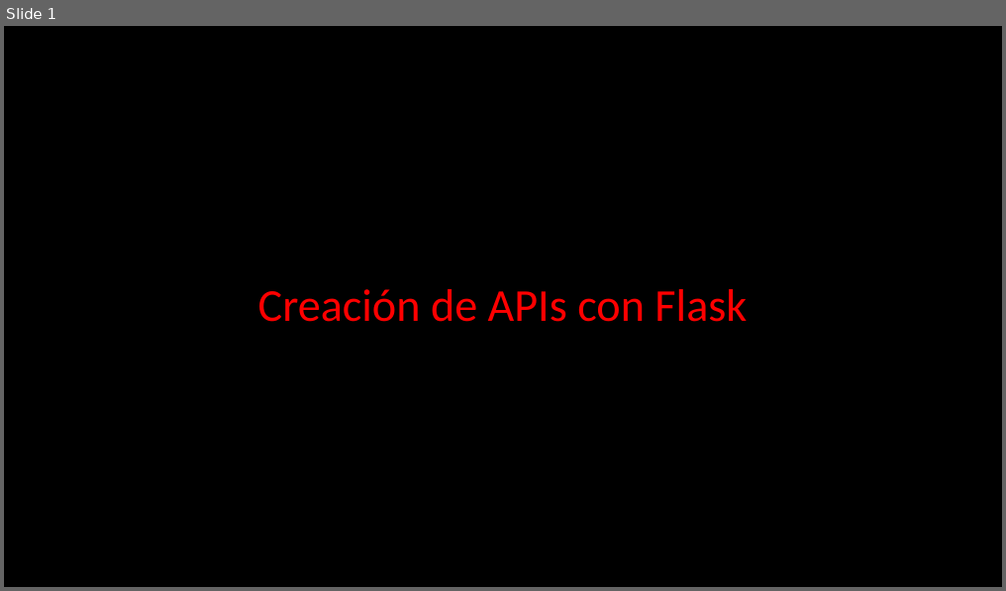
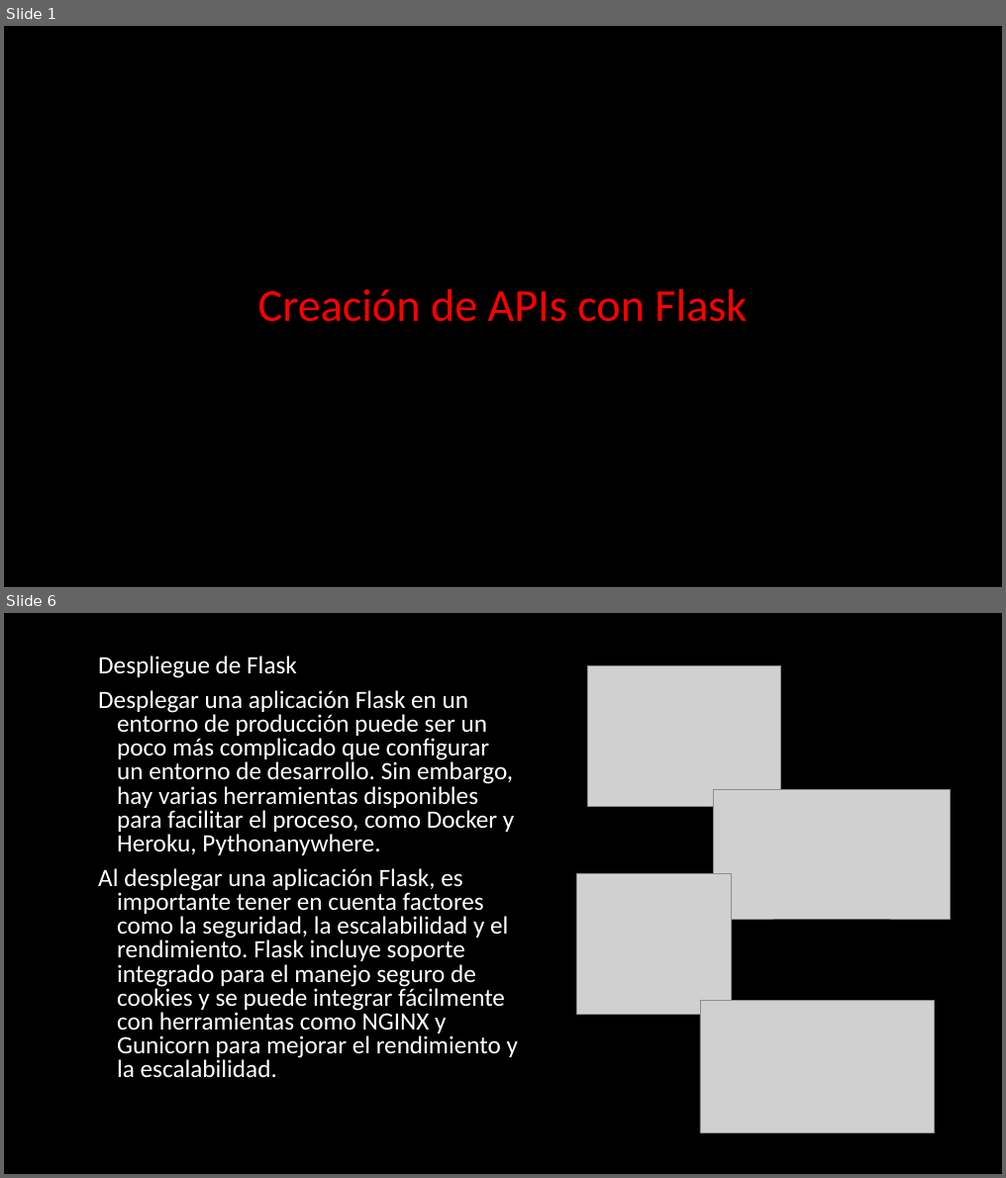
Before and after one commit to the-bridge-school/Data_Engineer, a slide deck: Flask/APIs_Flask_clase.pptx. Shown one above the other, each under a label of ours: slide 1 before the commit, slides 1 and 6 after it; the slides between them are not shown. The pictures are 1006x591 and 1006x1178 pixels, drawn with LibreOffice and Linux fonts; fonts in the diff are those of the drawing; grey boxes stand for pictures. Boxes give left, top, right and bottom in pixels: in the first picture for what was removed or moved away, otherwise in the second. Text is boxed around its words. In the diff, an @@ line names an element or a change of style, - is before the commit and + after.

Commit message:
presentacion flask

```diff
--- a/Flask/APIs_Flask_clase.pptx
+++ b/Flask/APIs_Flask_clase.pptx
@@ slide 6 added at (4,613,1002,1174), background #000000 @@
@@ text added at (98,656,518,1078), 24 pt, text #FFFFFF @@
+Despliegue de Flask
+Desplegar una aplicación Flask en un entorno de producción puede ser un poco más complicado que configurar un entorno de desarrollo. Sin embargo, hay varias herramientas disponibles para facilitar el proceso, como Docker y Heroku, Pythonanywhere.
+Al desplegar una aplicación Flask, es importante tener en cuenta factores como la seguridad, la escalabilidad y el rendimiento. Flask incluye soporte integrado para el manejo seguro de cookies y se puede integrar fácilmente con herramientas como NGINX y Gunicorn para mejorar el rendimiento y la escalabilidad.
@@ picture added at (588,665,780,806) @@
@@ picture added at (714,789,951,919) @@
@@ picture added at (577,874,731,1015) @@
@@ picture added at (700,1001,934,1133) @@
```
Also in this commit, not shown: 1 slide changed, 3 other slides added, 1 slide removed.
